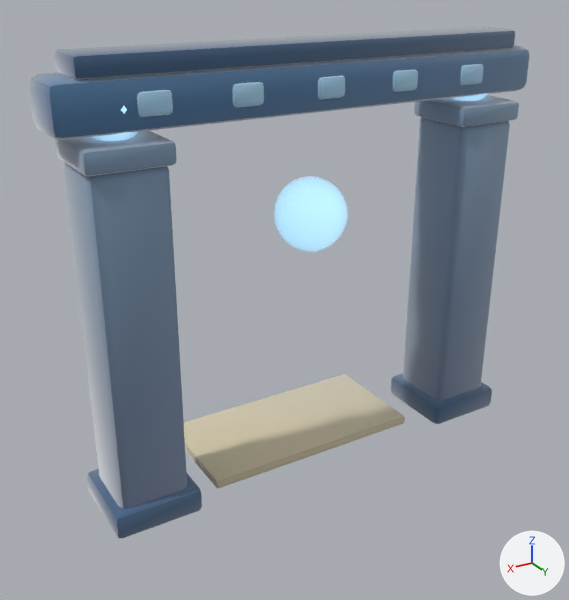
Two versions of the glTF model assets/models/gates/0198f73b.glb, one commit apart.
Rendered twice from a 50 mm lens placed at (3.98, 6.15, 4.87), pointed at (0.13, -0.28, 1.66). The lights are fixed; the arrows at lower right show +X, +Y and +Z. The first picture is the older version. Vertices at exactly the same position are counted once.

The first picture shows 'gate_0198f73b'.
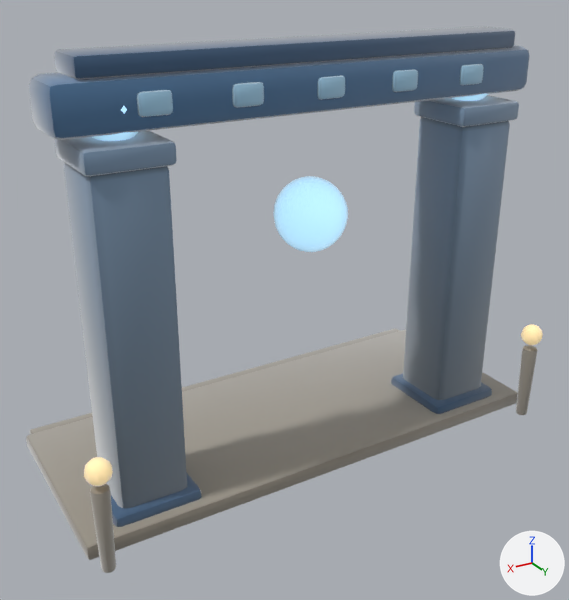
The change, as a list of edits to the scene's bpy script:
```text
Add mat_clay__ffe2a8_0_95__ffe2a8:
    mat_clay__ffe2a8_0_95__ffe2a8 = bpy.data.materials.new('clay_#FFE2A8_0.95_#FFE2A8')
    # nodes: BsdfPrincipled, Mix, OutputMaterial, VertexColor
    # colours: beige #bca67a, beige #ffe2a8, mixed with the vertex colours
Add mat_clay__b9b2a2_0_93:
    mat_clay__b9b2a2_0_93 = bpy.data.materials.new('clay_#B9B2A2_0.93_-')
    # nodes: BsdfPrincipled, Mix, OutputMaterial, VertexColor
    # colours: grey #b9b2a2, mixed with the vertex colours
Add mat_clay__9e978a_0_93:
    mat_clay__9e978a_0_93 = bpy.data.materials.new('clay_#9E978A_0.93_-')
    # nodes: BsdfPrincipled, Mix, OutputMaterial, VertexColor
    # colours: grey #9e978a, mixed with the vertex colours
Change me_gate_0198f73b:
    used by ob_gate_0198f73b; location = (0.0, 0.0, 0.0)
    remove me_gate_0198f73b.from_pydata(...)  # 1410 vertices, 2744 faces; spans x -2.47..2.46, y -1.0..0.44, z -0.01..4.25
    add me_gate_0198f73b.from_pydata(...)  # 1910 vertices, 3716 faces; spans x -2.64..2.64, y -1.71..0.84, z -0.01..4.25
    me_gate_0198f73b part 1: the loose piece of 56 vertices spanning x -1.2..1.2, y -1.0..0.2, z 0.0..0.1 is copied, and the copy is multiplied about its middle by the matrix ((2.209, -0.004, 0.003), (0.001, 1.75, 0.002), (0.002, -0.003, 1.602)), then moved by (0.0, -0.1, 0.03), in mat_clay__9e978a_0_93; it spans x -2.64..2.64, y -1.55..0.55, z 0.0..0.16
    me_gate_0198f73b part 2: a new loose piece, a UV sphere (10 segments, 6 rings, poles along z) spanning x -2.63..-2.39, y 0.61..0.84, z 0.9..1.14, in mat_clay__ffe2a8_0_95__ffe2a8
    me_gate_0198f73b part 3: a new loose piece, a UV sphere (10 segments, 6 rings, poles along z) spanning x 2.39..2.63, y 0.6..0.83, z 0.9..1.14, in mat_clay__ffe2a8_0_95__ffe2a8
    me_gate_0198f73b part 4: a new loose piece of 114 vertices spanning x -2.6..-2.43, y 0.64..0.8, z 0.0..0.86, in mat_clay__9e978a_0_93
    me_gate_0198f73b part 5: a new loose piece of 114 vertices spanning x 2.43..2.6, y 0.64..0.81, z 0.0..0.86, in mat_clay__9e978a_0_93
    me_gate_0198f73b part 6: a new loose piece of 56 vertices spanning x -2.57..2.57, y -1.71..-1.37, z 0.0..0.12, in mat_clay__9e978a_0_93
    me_gate_0198f73b part 7: 2711 kept faces spanning x -2.47..2.46, y -1.0..0.44, z -0.01..4.24 get new vertex colours
    other edits to the shape of me_gate_0198f73b do not show in these pictures
    add me_gate_0198f73b.materials.append(mat_clay__9e978a_0_93)
    add me_gate_0198f73b.materials.append(mat_clay__b9b2a2_0_93)
    add me_gate_0198f73b.materials.append(mat_clay__ffe2a8_0_95__ffe2a8)
```

Changed parts and their boxes [x1, y1, x2, y2] in the pictures (569 x 600 px):
'gate_0198f73b', reshaped (7% taller)
    before: [29, 27, 530, 538]
    after: [26, 27, 543, 573]
part 1 of me_gate_0198f73b, added
    after: [26, 329, 518, 560]
part 2 of me_gate_0198f73b, added
    after: [521, 324, 543, 345]
part 3 of me_gate_0198f73b, added (beige)
    after: [84, 457, 113, 486]
part 4 of me_gate_0198f73b, added
    after: [516, 345, 538, 415]
part 5 of me_gate_0198f73b, added
    after: [90, 484, 116, 573]
part 6 of me_gate_0198f73b, added (mostly hidden)
    after: [30, 328, 400, 434]
part 7 of me_gate_0198f73b, edited (looks the same)
    both: [29, 31, 530, 527]
